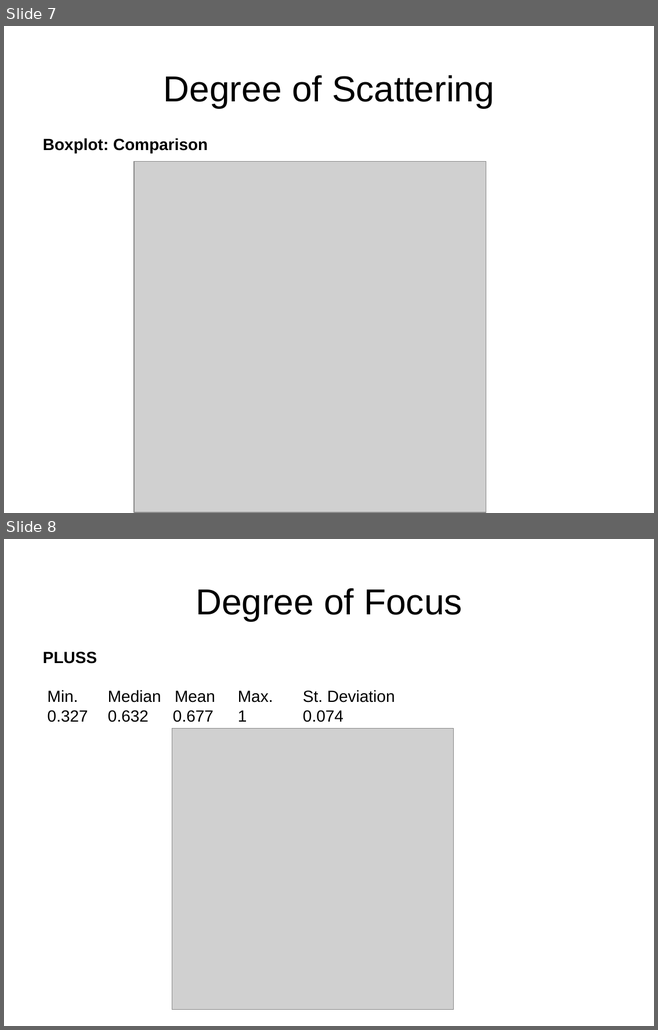
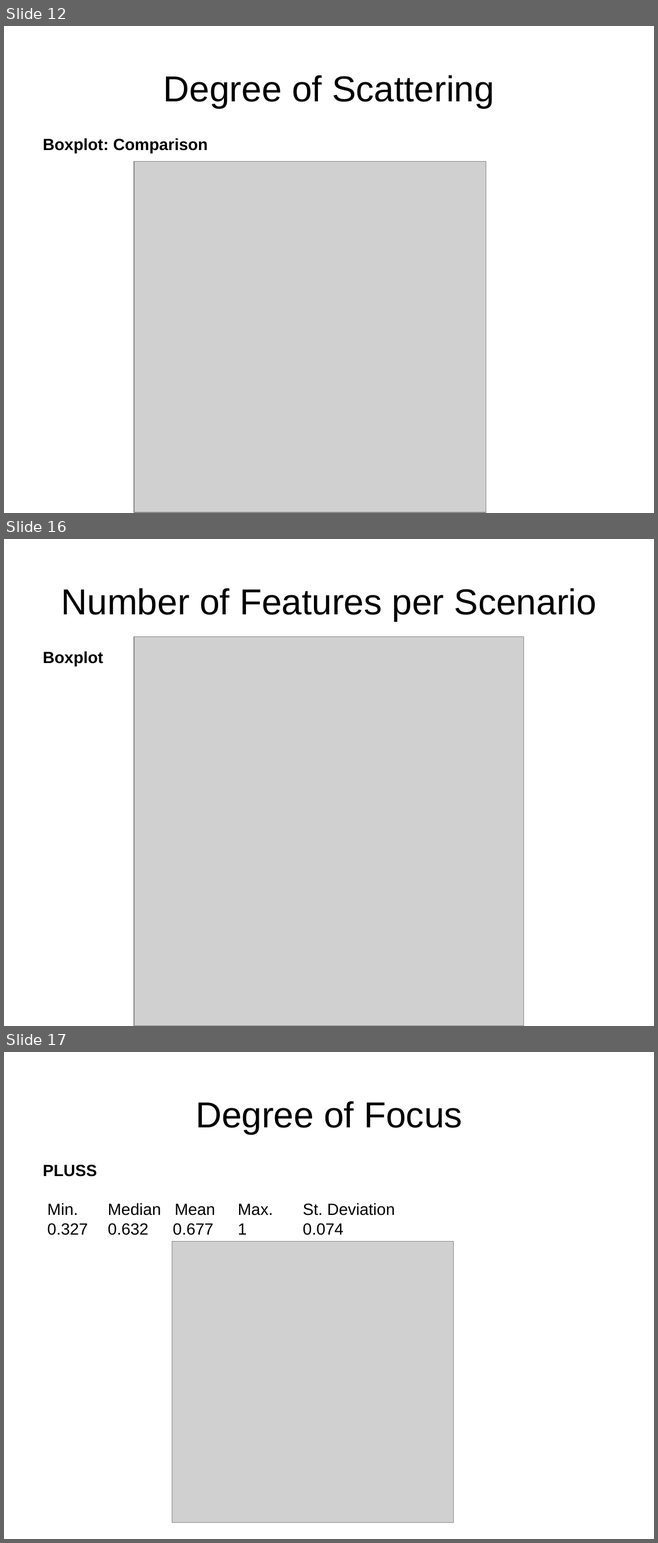
Before and after one commit to rbonifacio/variability-management-research, a slide deck: VariabilityManagement/docs/casestudies/smart-home/results.ppt. Shown one above the other, each under a label of ours: slides 7 and 8 before the commit, slides 12, 16 and 17 after it; the slides between them are not shown. The pictures are 658x1030 and 658x1543 pixels, drawn with LibreOffice and Linux fonts; fonts in the diff are those of the drawing; grey boxes stand for pictures. Boxes give left, top, right and bottom in pixels: in the first picture for what was removed or moved away, otherwise in the second. Text is boxed around its words. In the diff, an @@ line names an element or a change of style, - is before the commit and + after.

```diff
--- a/VariabilityManagement/docs/casestudies/smart-home/results.ppt
+++ b/VariabilityManagement/docs/casestudies/smart-home/results.ppt
@@ slide 16 added at <box>4,539,654,1026</box>, background #FFFFFF @@
@@ title added at <box>61,588,596,621</box>, 40 pt, text #000000 @@
+Number of Features per Scenario
@@ picture added at <box>134,637,524,1026</box> @@
@@ text added at <box>43,651,103,666</box>, 18 pt, text #000000, bold @@
+Boxplot
@@ what was slide 7 is now slide 12 @@
@@ what was slide 8 is now slide 17 @@
```
Also in this commit, not shown: 4 slides changed, 8 other slides added.
